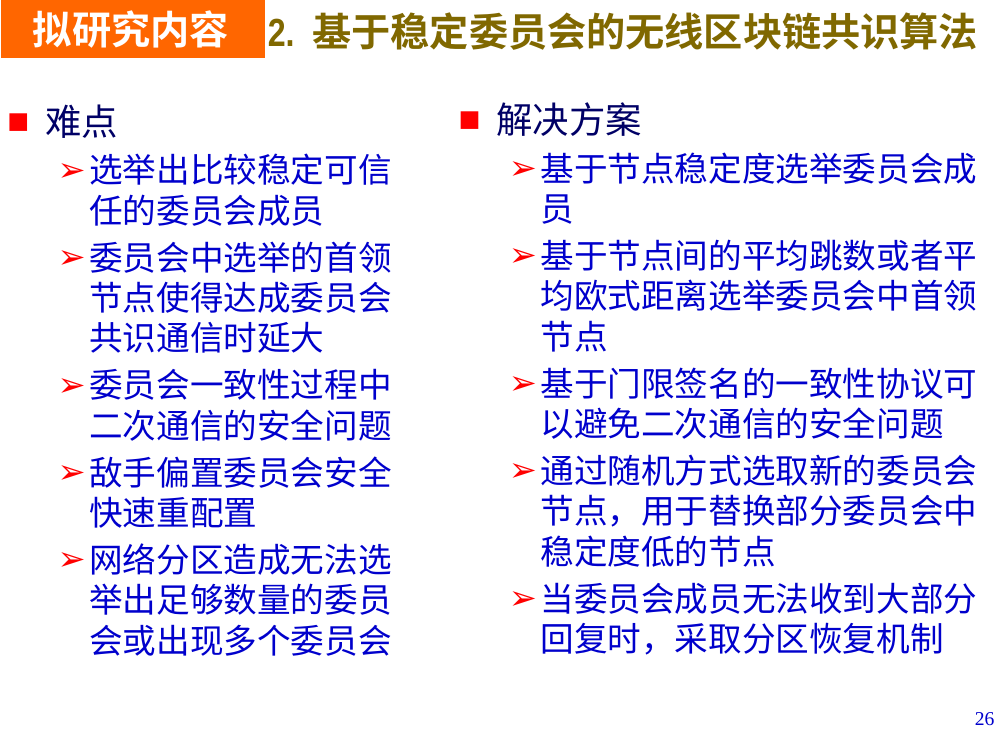
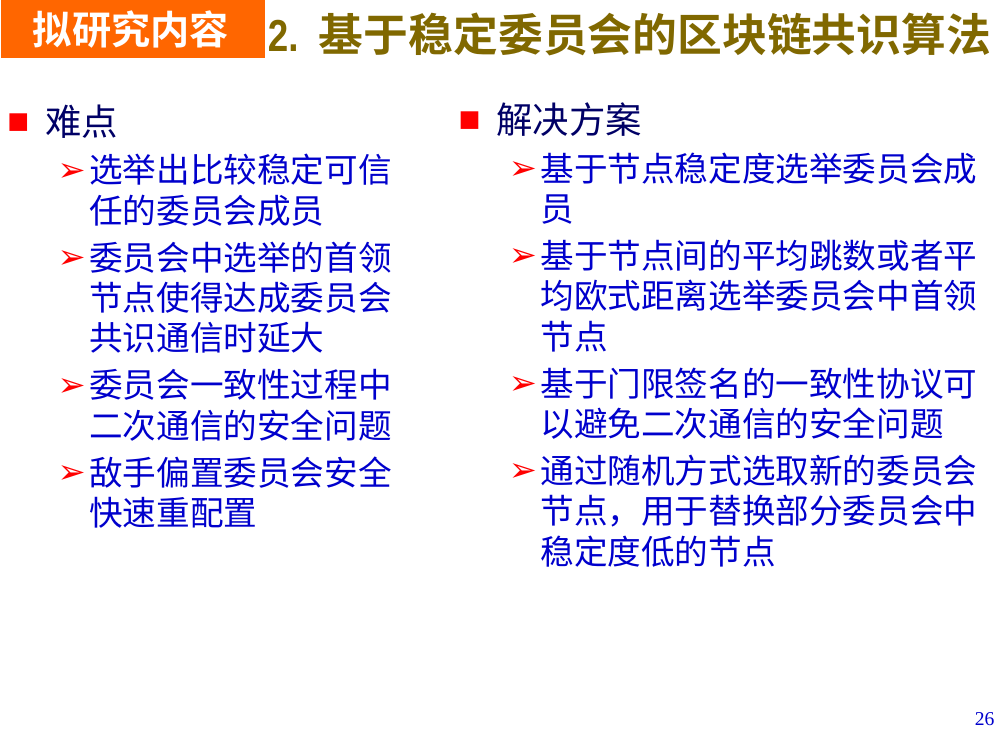
Before and after one commit to LiZhang2021/Blockchain, a slide deck: slide 26 of Doc/PHD_Papers/Thesis_Proposal/开题V2.pptx. Drawn at 1008x756 pixels with LibreOffice and Linux fonts; fonts in the diff are those of the drawing; background and template pictures are left out. Boxes give left, top, right and bottom in pixels: in the first picture for what was removed or moved away, otherwise in the second. Text is boxed around its words. In the diff, an @@ line names an element or a change of style, - is before the commit and + after.

```diff
--- a/Doc/PHD_Papers/Thesis_Proposal/开题V2.pptx
+++ b/Doc/PHD_Papers/Thesis_Proposal/开题V2.pptx
@@ text at <box>268,12,991,56</box>: text changed; size 28 to 32 pt @@
-2. 基于稳定委员会的无线区块链共识算法
+2. 基于稳定委员会的区块链共识算法
@@ text at <box>89,543,391,656</box>: paragraph removed @@
-  ➢ 网络分区造成无法选举出足够数量的委员会或出现多个委员会
@@ text at <box>540,582,977,655</box>: paragraph removed @@
-  ➢ 当委员会成员无法收到大部分回复时，采取分区恢复机制
```
Also in this commit, not shown: 8 other slides changed, 5 other files.
